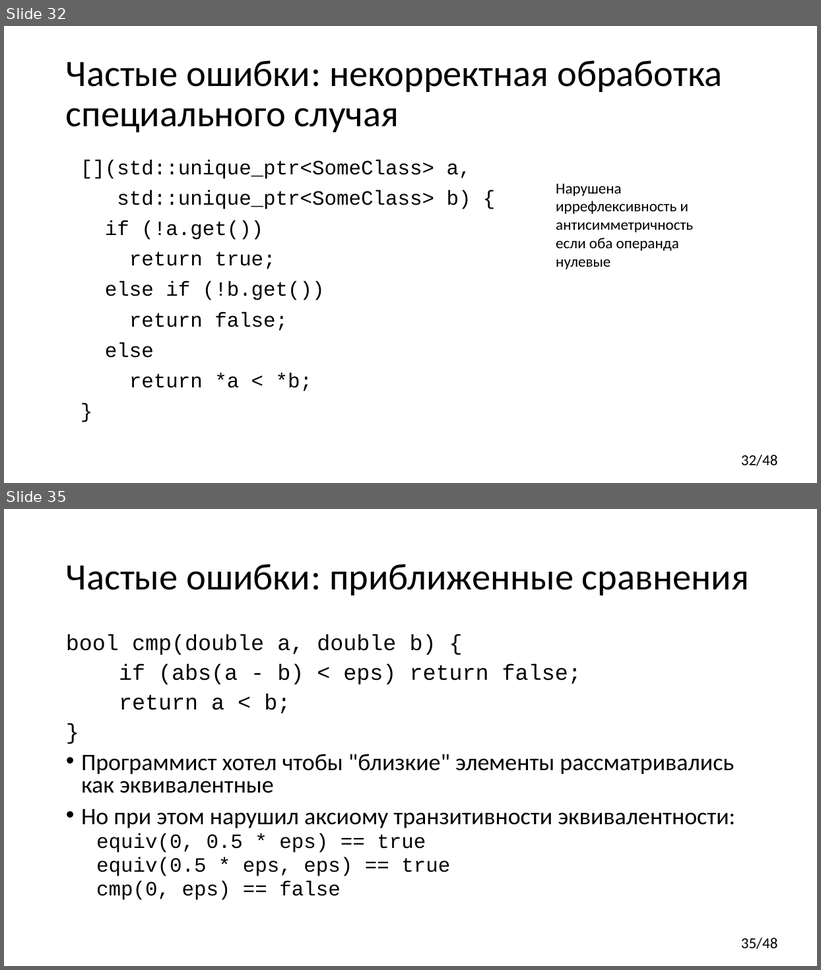
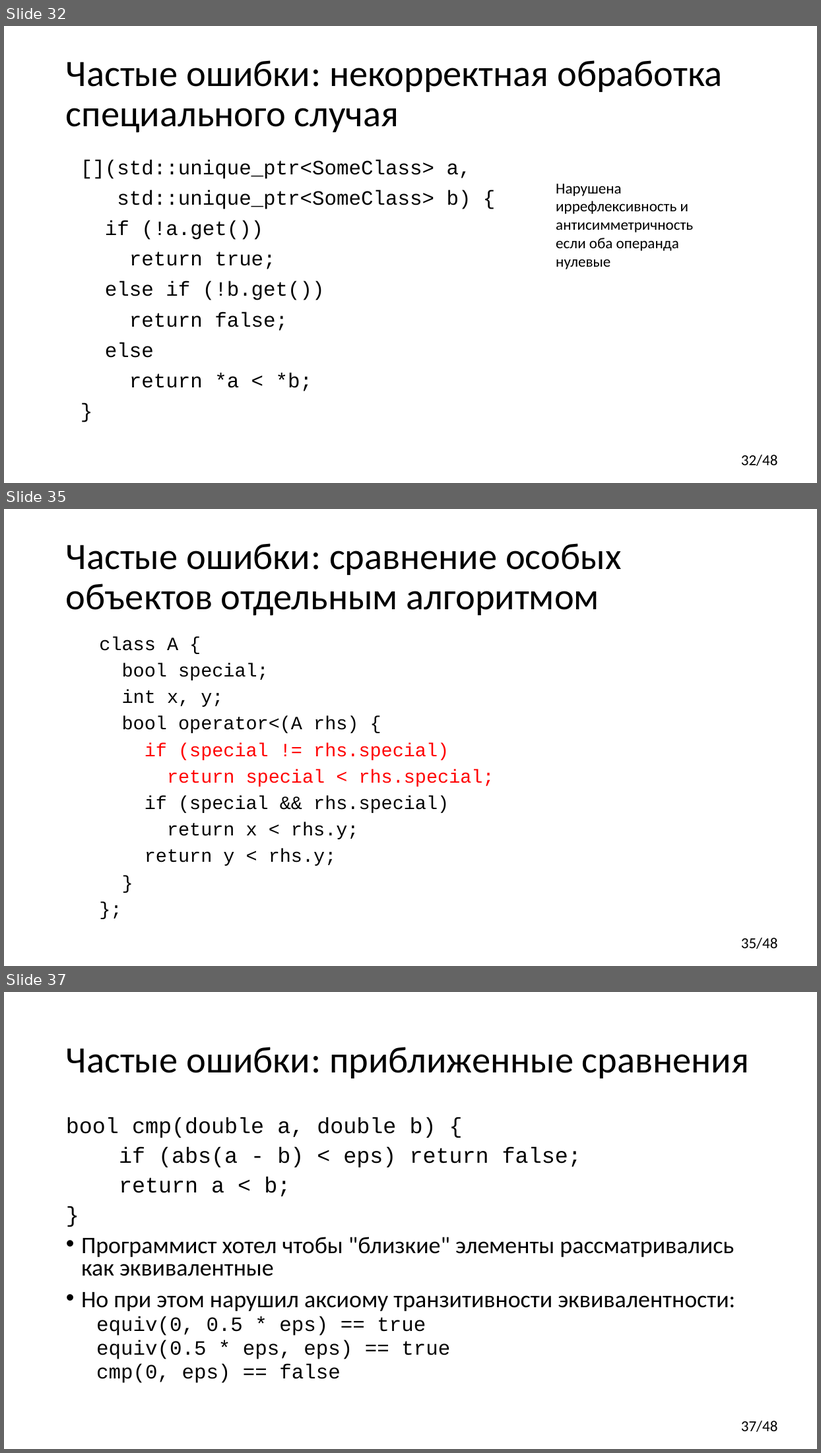
Before and after one commit to yugr/CppRussia, a slide deck: 2023/RU.pptx. Shown one above the other, each under a label of ours: slides 32 and 35 before the commit, slides 32, 35 and 37 after it; the slides between them are not shown. The pictures are 821x970 and 821x1453 pixels, drawn with LibreOffice and Linux fonts; fonts in the diff are those of the drawing. Boxes give left, top, right and bottom in pixels: in the first picture for what was removed or moved away, otherwise in the second. Text is boxed around its words. In the diff, an @@ line names an element or a change of style, - is before the commit and + after.

```diff
--- a/2023/RU.pptx
+++ b/2023/RU.pptx
@@ slide 35 added at (4,509,817,966), background #FFFFFF; not listed: 1 template element that a slide beside it also shows @@
@@ title added at (66,543,621,616), 44 pt, text #000000 @@
+Частые ошибки: сравнение особых объектов отдельным алгоритмом
@@ text added at (99,637,494,866), 22.2 pt, text #000000 @@
+class A {
+bool special;
+int x, y;
+bool operator<(A rhs) {
+if (special != rhs.special)
+return special < rhs.special;
+if (special && rhs.special)
+return x < rhs.y;
+return y < rhs.y;
+}
+};
@@ what was slide 35 is now slide 37 @@
@@ page number at (741,1421,778,1432): text changed @@
-35/48
+37/48
```
Also in this commit, not shown: 2 slides changed, 2 other slides added, 1 slide removed.
